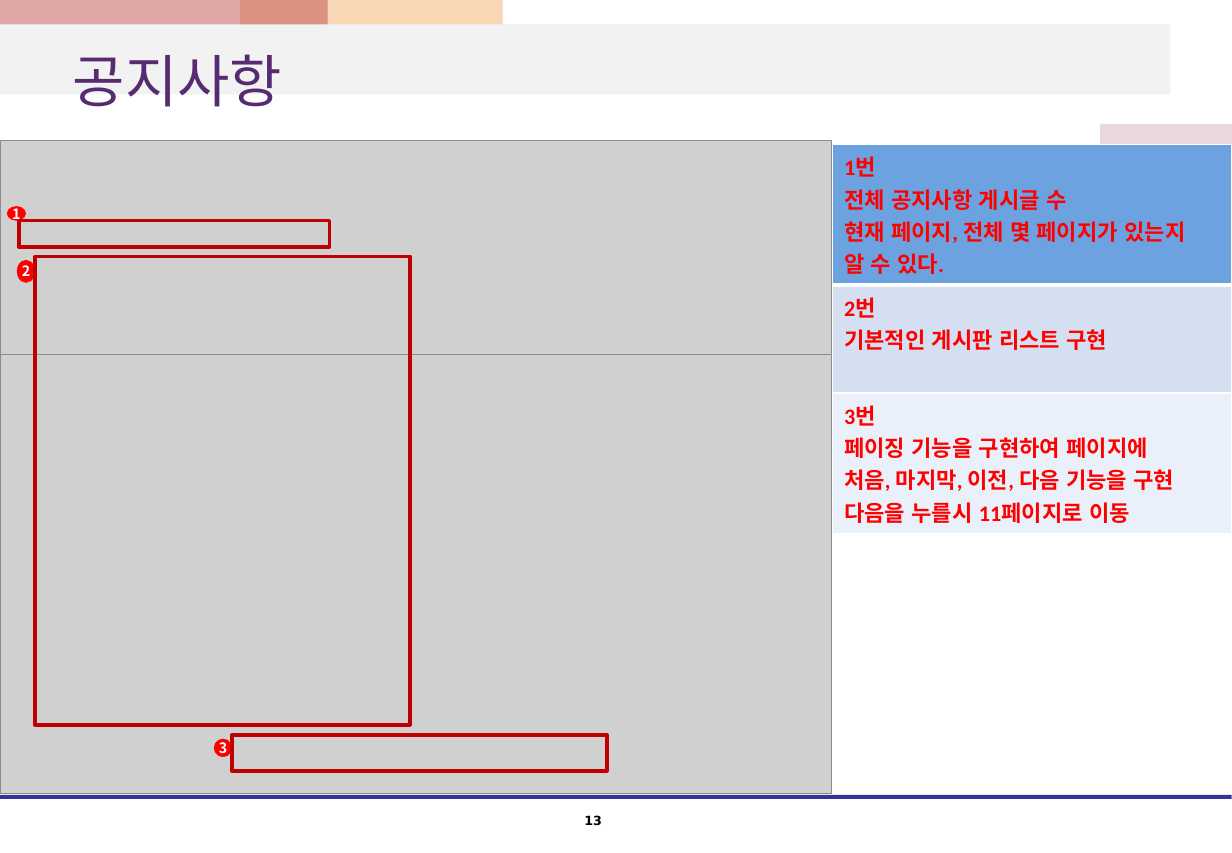
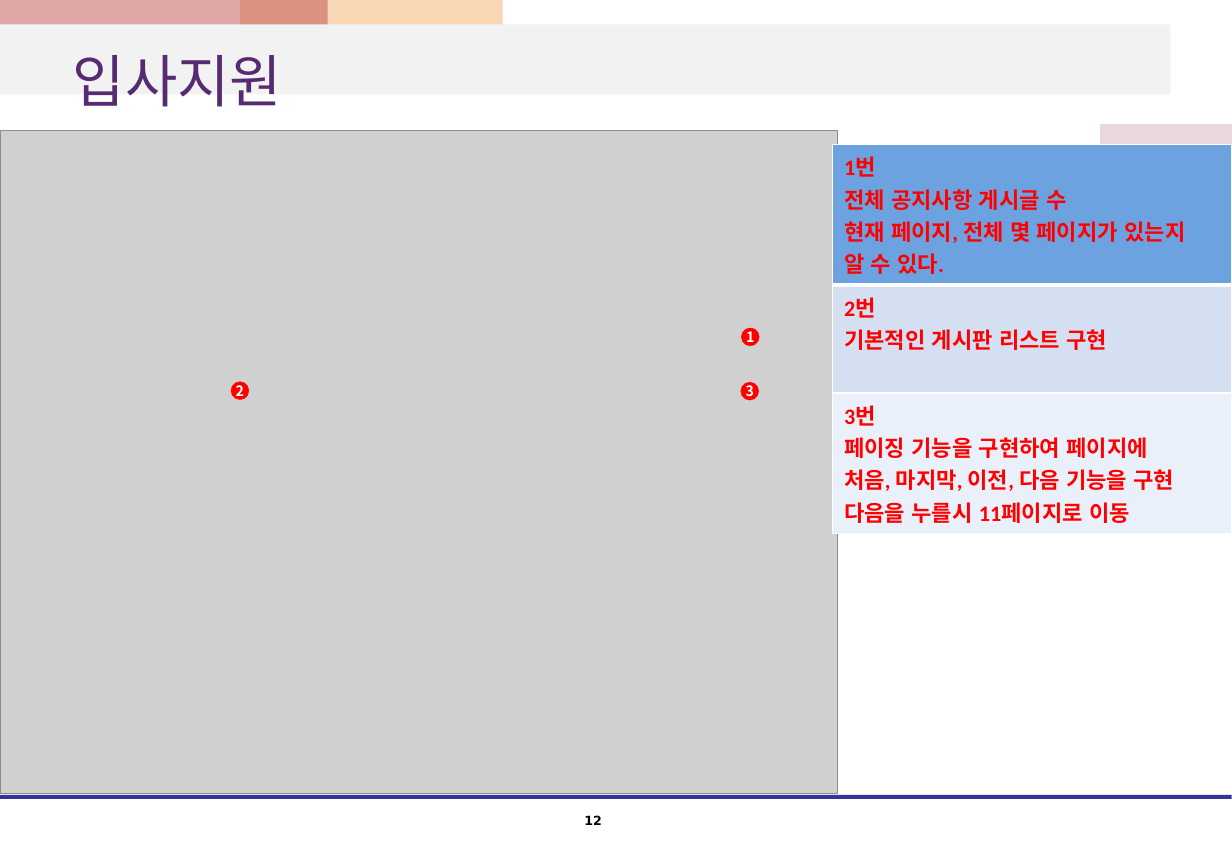
Before and after one commit to kshwang/javapj, a slide deck: slide 12 of 웹1팀_프로젝트_화면설계서.pptx (slide 13 before the commit). Drawn at 1232x853 pixels with LibreOffice and Linux fonts; fonts in the diff are those of the drawing; grey boxes stand for pictures. Boxes give left, top, right and bottom in pixels: in the first picture for what was removed or moved away, otherwise in the second. Text is boxed around its words. In the diff, an @@ line names an element or a change of style, - is before the commit and + after.

```diff
--- a/웹1팀_프로젝트_화면설계서.pptx
+++ b/웹1팀_프로젝트_화면설계서.pptx
@@ title at (73, 55, 282, 107): text changed @@
-공지사항
+입사지원
@@ picture: place and size @@
-picture at (0, 144, 832, 793)
+picture at (0, 131, 836, 793)
@@ picture removed at (0, 141, 832, 355) @@
@@ rectangle removed at (19, 220, 330, 248) @@
@@ rectangle removed at (35, 256, 410, 724) @@
@@ ellipse "1": place and size @@
-ellipse "1" at (7, 206, 25, 219)
+ellipse "1" at (741, 327, 759, 346)
@@ ellipse "2": place and size @@
-ellipse "2" at (17, 260, 35, 283)
+ellipse "2" at (231, 382, 249, 400)
@@ ellipse "3": place and size @@
-ellipse "3" at (214, 739, 232, 757)
+ellipse "3" at (741, 382, 759, 400)
@@ rectangle removed at (232, 734, 607, 769) @@
@@ page number at (584, 815, 602, 825): text changed @@
-13
+12
```
Also in this commit, not shown: 13 other slides changed, 5 slides added, 8 slides removed.
